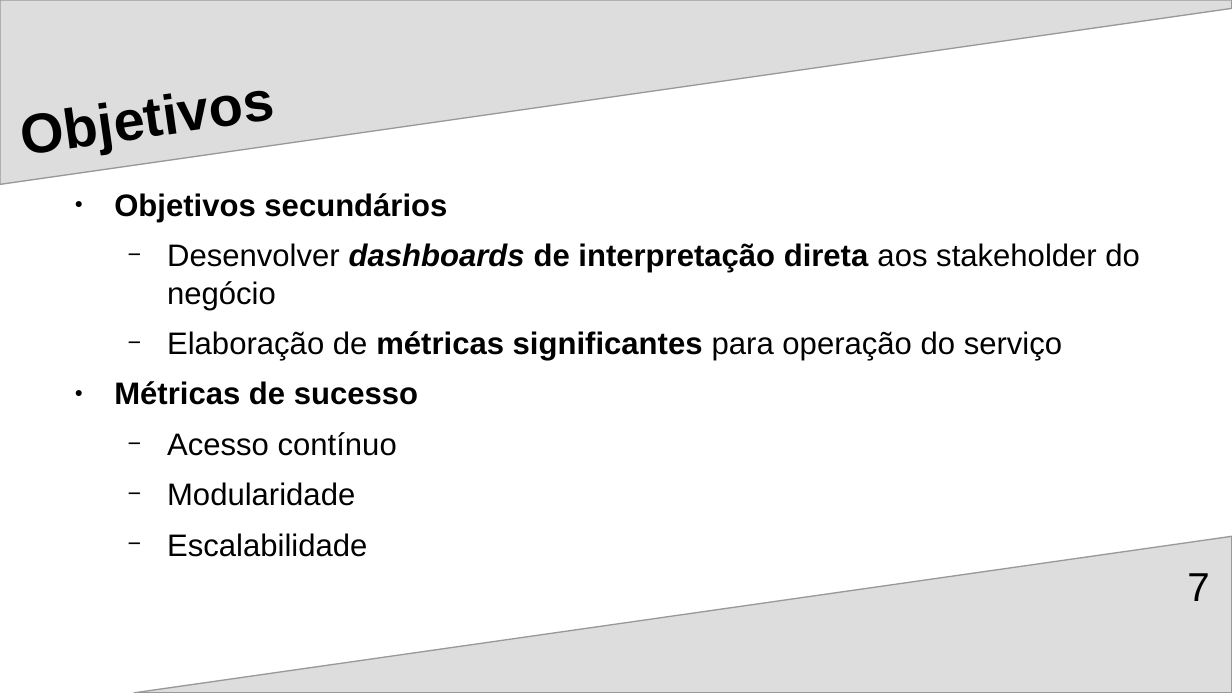
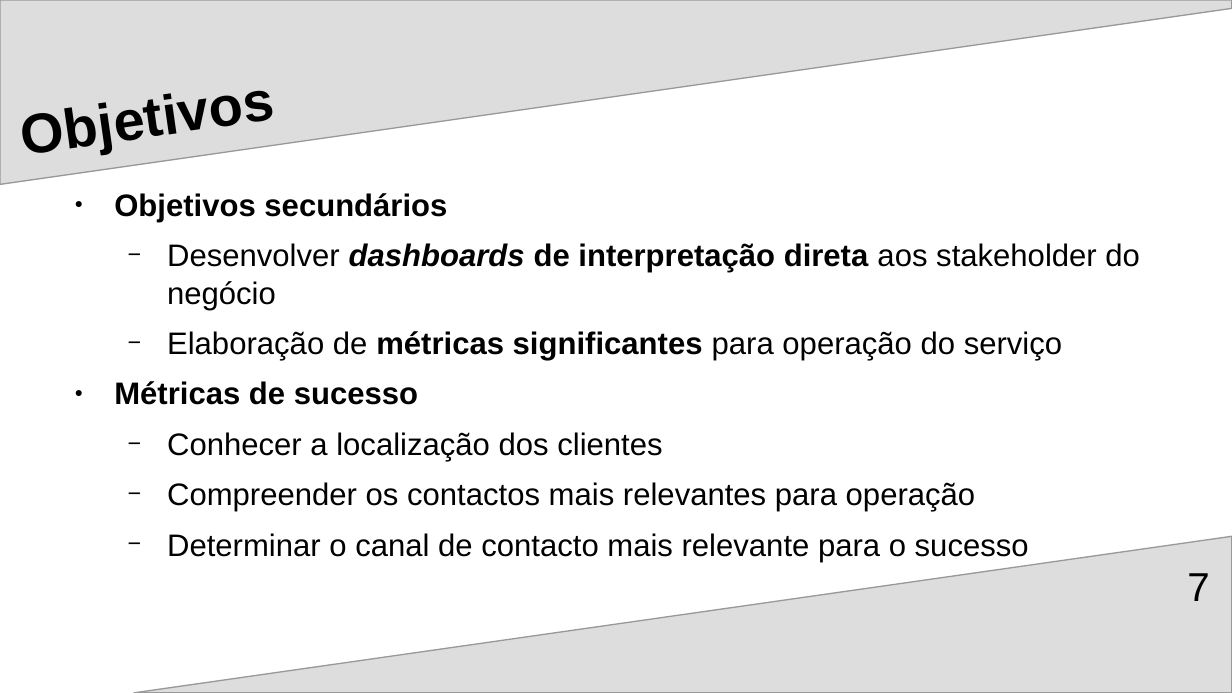
Before and after one commit to Ricardo-Santo/EDIT_DE_Applied_Project, a slide deck: slide 7 of RegTech/docs/DE_Project_Presentation_2025.odp. Drawn at 1232x693 pixels with LibreOffice and Linux fonts; fonts in the diff are those of the drawing. Boxes give left, top, right and bottom in pixels: in the first picture for what was removed or moved away, otherwise in the second. Text is boxed around its words. In the diff, an @@ line names an element or a change of style, - is before the commit and + after.

```diff
--- a/RegTech/docs/DE_Project_Presentation_2025.odp
+++ b/RegTech/docs/DE_Project_Presentation_2025.odp
@@ text at box(167, 432, 1029, 562): text changed @@
-  − Acesso contínuo
-  − Modularidade
-  − Escalabilidade
+  − Conhecer a localização dos clientes
+  − Compreender os contactos mais relevantes para operação
+  − Determinar o canal de contacto mais relevante para o sucesso
```
Also in this commit, not shown: 4 other slides changed, 8 slides added, 2 slides removed, 2 other files.
